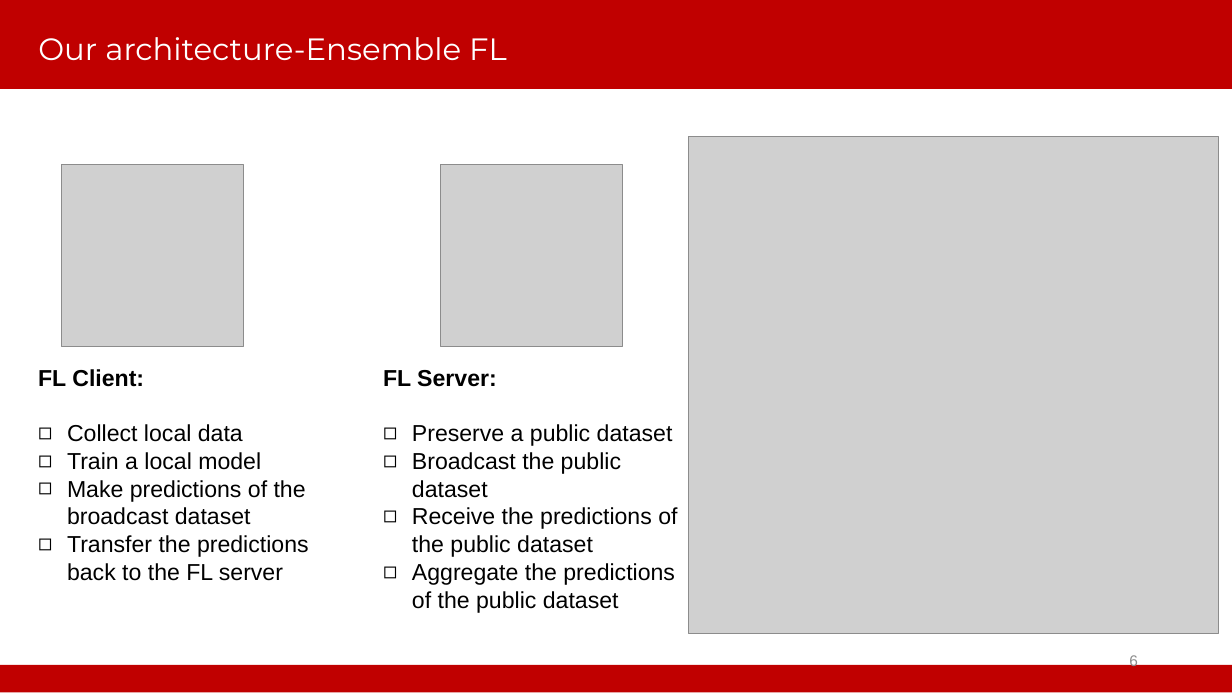
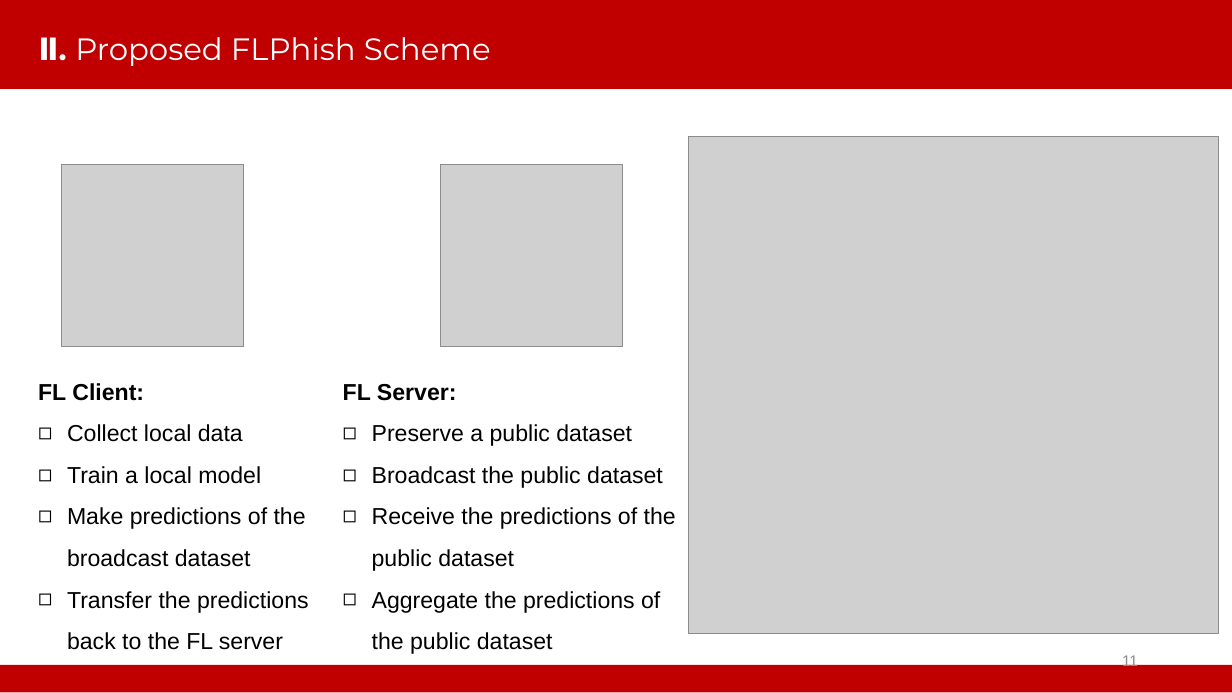
Before and after one commit to WhileBug/FLPhish, a slide deck: slide 11 of PPT/SecFL-Beibei Li.pptx (slide 6 before the commit). Drawn at 1232x693 pixels with LibreOffice and Linux fonts; fonts in the diff are those of the drawing; grey boxes stand for pictures; background and template pictures are left out. Boxes give left, top, right and bottom in pixels: in the first picture for what was removed or moved away, otherwise in the second. Text is boxed around its words. In the diff, an @@ line names an element or a change of style, - is before the commit and + after.

```diff
--- a/PPT/SecFL-Beibei Li.pptx
+++ b/PPT/SecFL-Beibei Li.pptx
@@ title at (x1=38, y1=37, x2=491, y2=66): text changed @@
-Our architecture-Ensemble FL
+Ⅱ. Proposed FLPhish Scheme
@@ text "FL Client:" at (x1=38, y1=383, x2=309, y2=650): line spacing 1 to 1.5 @@
@@ text "FL Server:" at (x1=343, y1=384, x2=676, y2=654): line spacing 1 to 1.5 @@
@@ text "FL Server:" moved from (x1=383, y1=370, x2=677, y2=613) to (x1=343, y1=384, x2=676, y2=654) @@
@@ page number at (x1=1122, y1=655, x2=1138, y2=670): text changed @@
-6
+11
```
Also in this commit, not shown: 11 other slides changed, 10 slides added, 2 slides removed, 16 other files.
